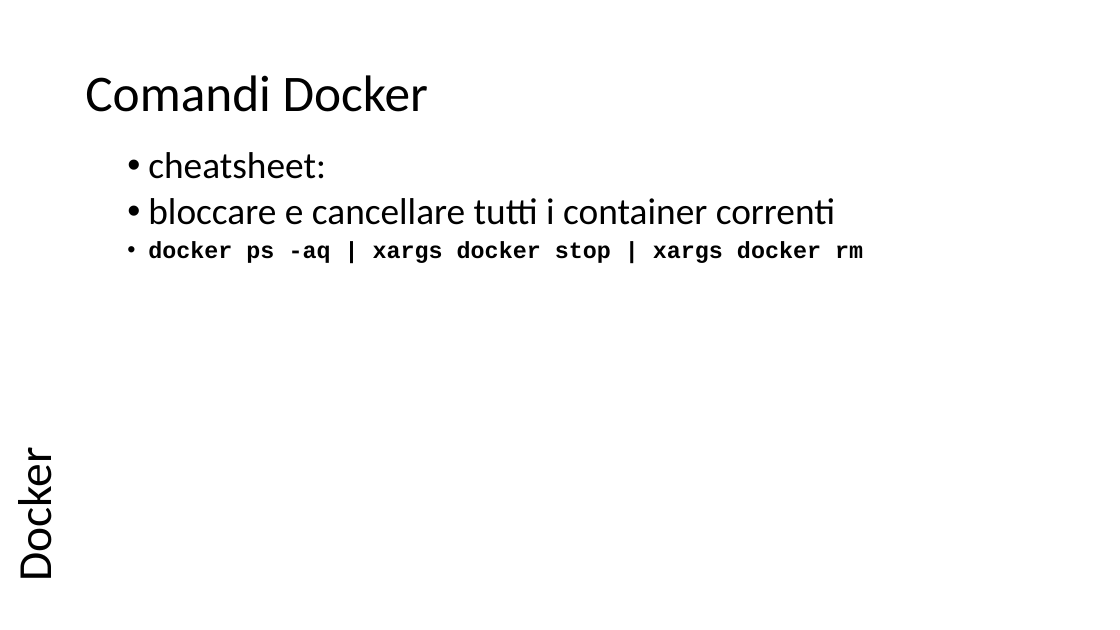
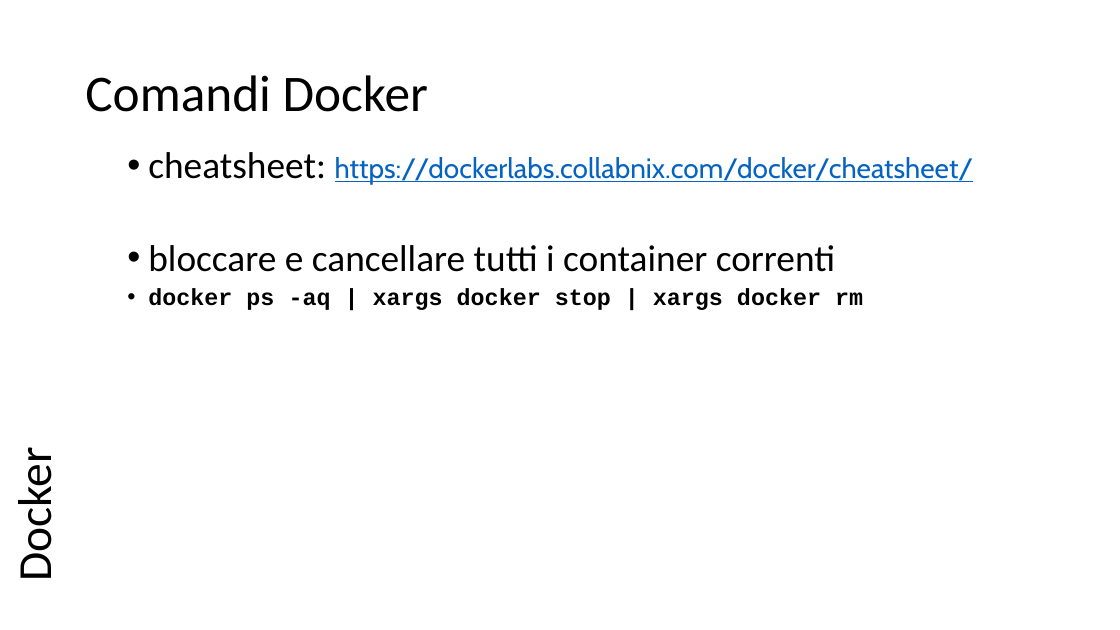
Before and after one commit to scastagnoli/academySisal, a slide deck: slide 2 of appuntiVari.pptx. Drawn at 1120x630 pixels with LibreOffice and Linux fonts; fonts in the diff are those of the drawing. Boxes give left, top, right and bottom in pixels: in the first picture for what was removed or moved away, otherwise in the second. Text is boxed around its words. In the diff, an @@ line names an element or a change of style, - is before the commit and + after.

```diff
--- a/appuntiVari.pptx
+++ b/appuntiVari.pptx
@@ text at [148,152,974,185]: text changed; size 32 to 24 pt; font Calibri to Cabin; text colour #000000 to #0563C1 @@
-  • cheatsheet:
+  • cheatsheet: https://dockerlabs.collabnix.com/docker/cheatsheet/
```
Also in this commit, not shown: 1 other slide changed, 1 slide added.
